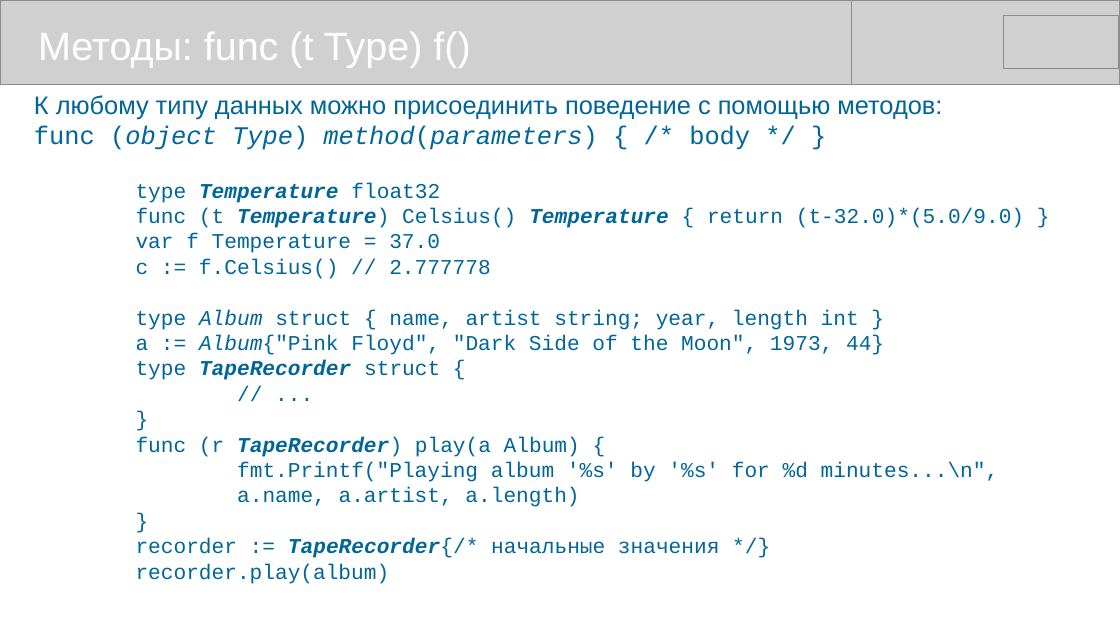
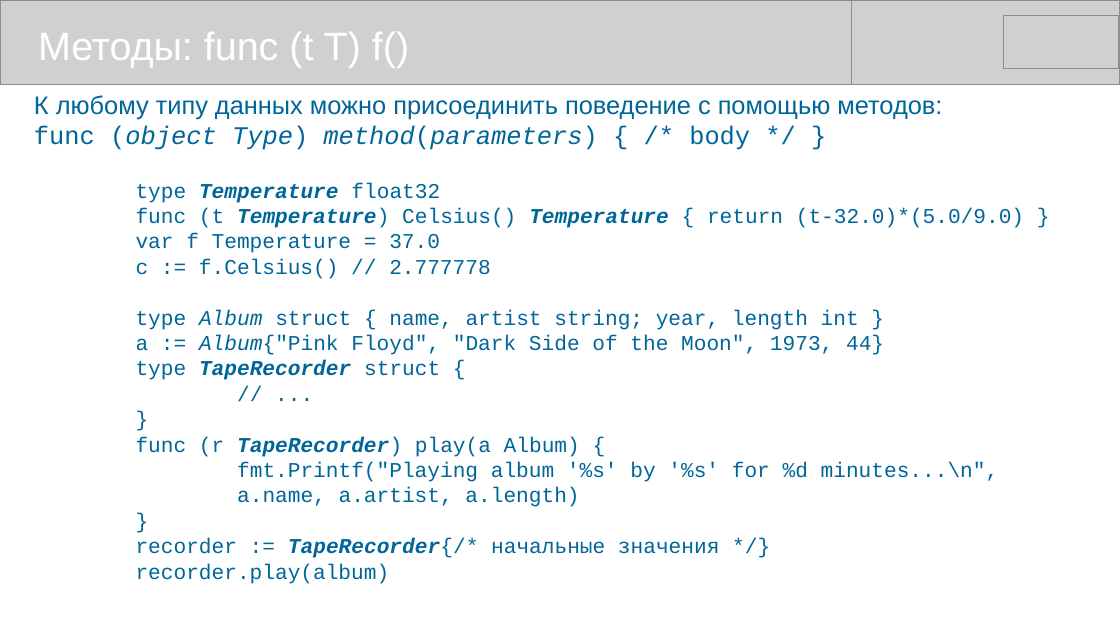
Before and after one commit to mike-shock/Go_language, a slide deck: slide 30 of Go_Review.odp (slide 29 before the commit). Drawn at 1120x630 pixels with LibreOffice and Linux fonts; fonts in the diff are those of the drawing; grey boxes stand for pictures. Boxes give left, top, right and bottom in pixels: in the first picture for what was removed or moved away, otherwise in the second. Text is boxed around its words. In the diff, an @@ line names an element or a change of style, - is before the commit and + after.

```diff
--- a/Go_Review.odp
+++ b/Go_Review.odp
@@ text at (38,32,409,68): text changed @@
-Методы: func (t Type) f()
+Методы: func (t T) f()
```
Also in this commit, not shown: 8 other slides changed, 1 slide added, 1 other file.
